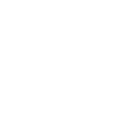
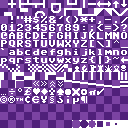
Layer changes from the first 128 x 128 image to the second:
painted on "EXTRAS" over box(0, 65, 128, 128)
showed "Layer 2" over box(0, 0, 128, 128)
showed "Layer 3" over box(0, 0, 128, 128)
